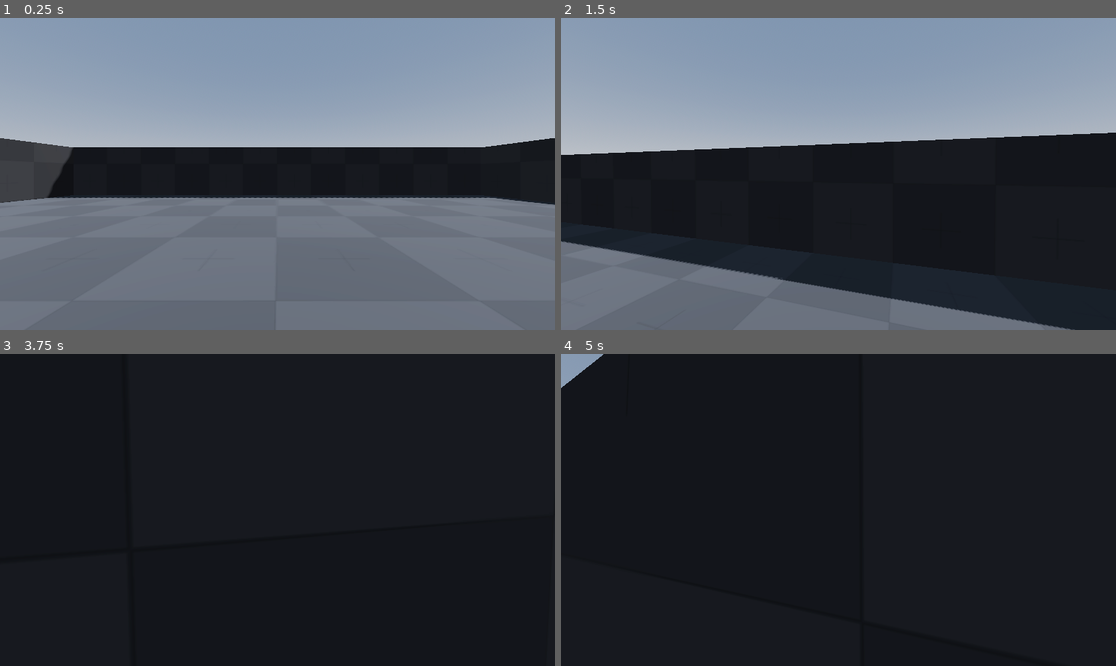
Above: before the commit, frames 1-4 (two rows, left to right).
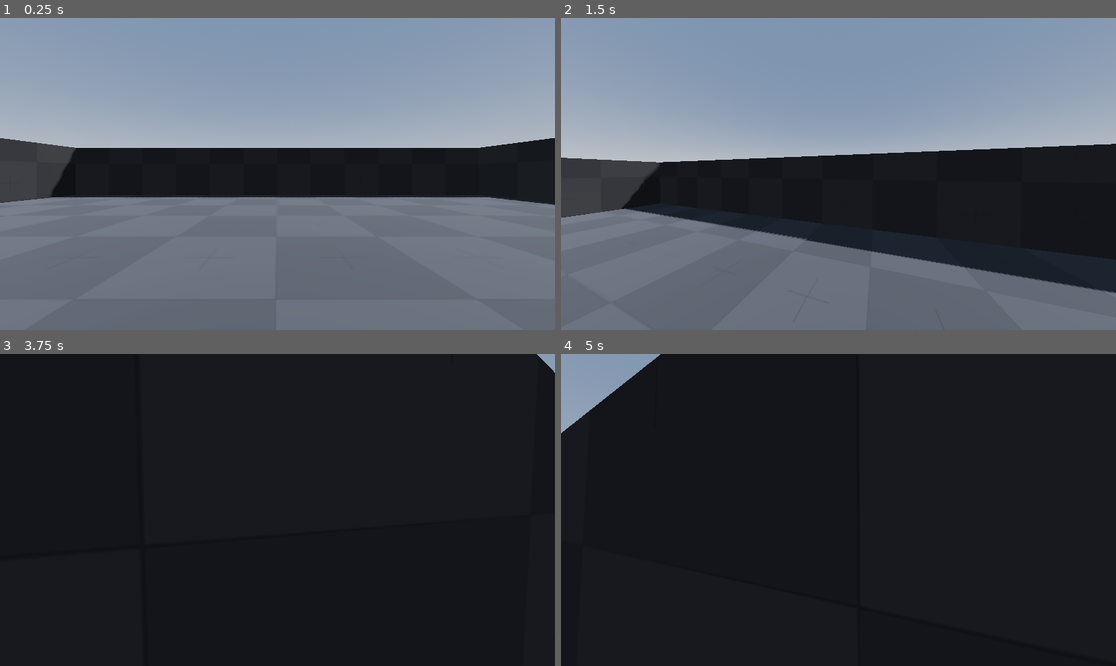
Above: after the commit, the same moments.

Repository: sebha01/Godot-Fps-Tutorial
Game: Godot game, scene res://Scenes/world.tscn
Same seed, same stepped clock (60 frames per second), same inputs: the game is played once before the commit and once after it.
Inputs (mouse positions are in pixels of both pictures, inside the frame that each line leads up to):
- Up to frame 1 (0.25 s): no input
- Up to frame 2 (1.5 s): tap Enter at 0.5 s; move the mouse to (866, 174) at 0.52 s; hold Shift (Sprint) 0.53-1.28 s; hold Up (Up) from 0.53 s (still down); tap Space (Jump) at 0.77 s; move the mouse to (810, 174) at 1.27 s; tap Shift (Sprint) at 1.35 s
- Up to frame 3 (3.75 s): keep holding Up (Up); tap Space (Jump) at 1.52, 2.75, 3.02 s; move the mouse to (288, 503) at 2.02 s; hold Shift (Sprint) 2.03-2.78 s; move the mouse to (271, 516) at 2.77 s; tap Shift (Sprint) at 2.85 s; tap Enter at 3.5 s; move the mouse to (316, 513) at 3.52 s; hold Shift (Sprint) from 3.53 s (still down)
- Up to frame 4 (5 s): keep holding Up (Up); tap Space (Jump) at 3.77, 4.52 s; move the mouse to (794, 506) at 4.27 s; release Shift (Sprint) at 4.28 s; tap Shift (Sprint) at 4.35 s

The runs differ from the first frame. In frame 1, 0.4% of the frame differs, in the area x 1-100%, y 41-60%; in frame 2, 20%, in the area x 0-100%, y 36-100%; in frame 3, 0.1%; in frame 4, 1.9%.

Commit message:
Character controller finished, fov change when sprinting applied

Diff:
--- a/Scripts/Player.gd
+++ b/Scripts/Player.gd
@@ -6,12 +6,17 @@
 const JUMP_VELOCITY = 6.5
 const SENSITIVITY = 0.003
 
-var gravity = 9.8
-
 #bob variabels
 const BOB_FREQ = 2.0
 const BOB_AMP = 0.058
 var t_bob = 0.0
+
+#fov variables
+const BASE_FOV = 75.0
+const FOV_CHANGE = 1.5
+
+#gravity
+var gravity = 9.8
 
 @onready var head = $Head
 @onready var camera = $Head/Camera3D
@@ -59,6 +64,11 @@
 	t_bob += delta * velocity.length() * float(is_on_floor())
 	camera.transform.origin = _headbob(t_bob)
 
+	#FOV
+	var velocity_clamped = clamp(velocity.length(), 0.5, SPRINT_SPEED * 2)
+	var target_fov = BASE_FOV + FOV_CHANGE * velocity_clamped
+	camera.fov = lerp(camera.fov, target_fov, delta * 8.8)
+
 	move_and_slide()
 
 func _headbob(time)->Vector3:
